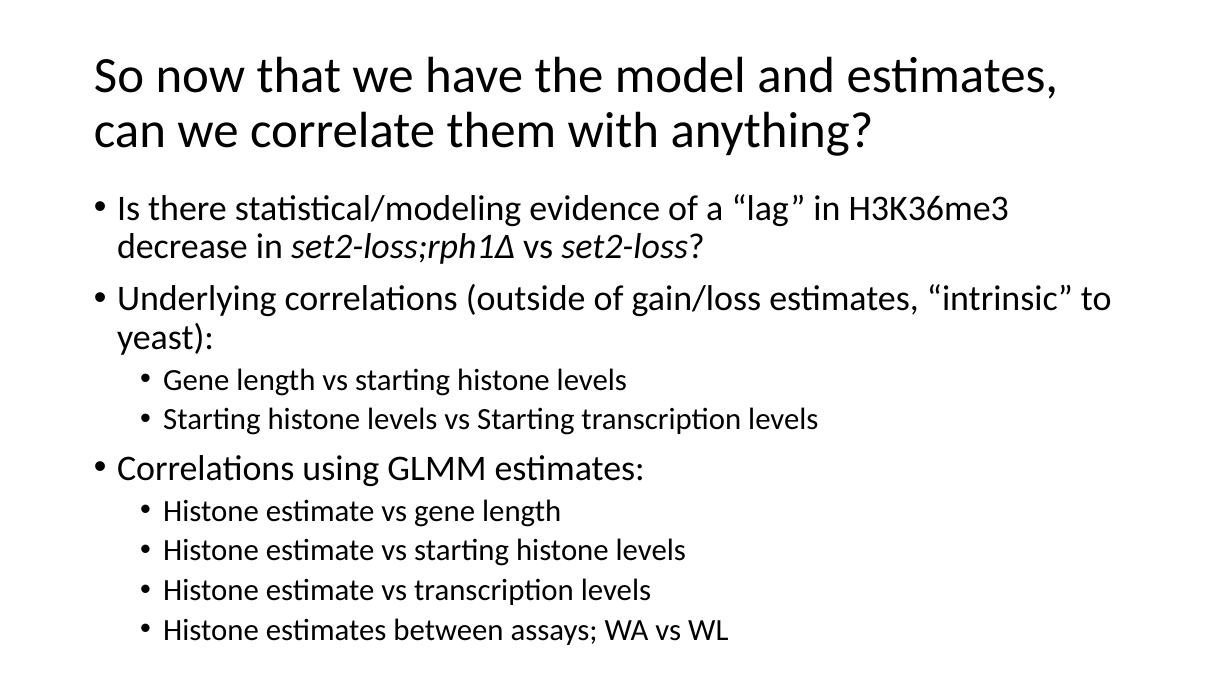
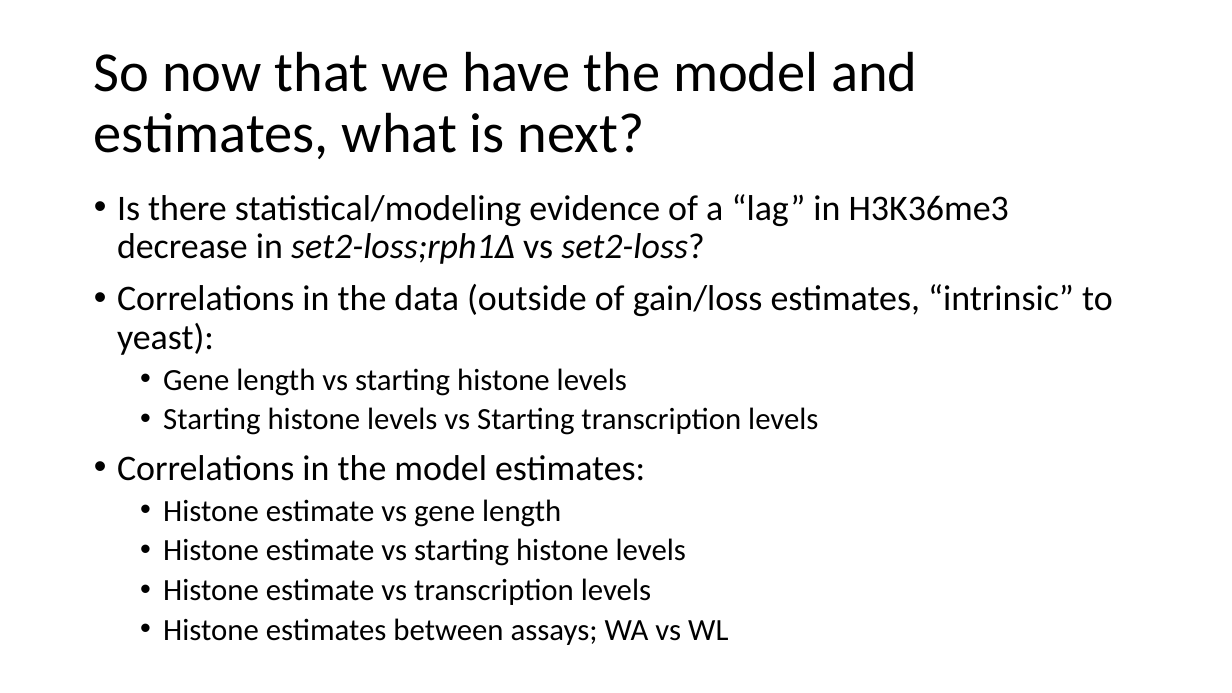
Before and after one commit to gkeele/chipseq-gene-dynamics, a slide deck: slide 9 of slides/greg_austin_modeling_data_050919.pptx. Drawn at 1232x693 pixels with LibreOffice and Linux fonts; fonts in the diff are those of the drawing. Boxes give left, top, right and bottom in pixels: in the first picture for what was removed or moved away, otherwise in the second. Text is boxed around its words. In the diff, an @@ line names an element or a change of style, - is before the commit and + after.

```diff
--- a/slides/greg_austin_modeling_data_050919.pptx
+++ b/slides/greg_austin_modeling_data_050919.pptx
@@ title at bbox=[94, 51, 917, 159]: text changed; size 39.6 to 44 pt @@
-So now that we have the model and estimates, can we correlate them with anything?
+So now that we have the model and estimates, what is next?
@@ text at bbox=[117, 284, 1113, 355]: text changed @@
-• Underlying correlations (outside of gain/loss estimates, “intrinsic” to yeast):
+• Correlations in the data (outside of gain/loss estimates, “intrinsic” to yeast):
@@ text at bbox=[117, 455, 645, 481]: text changed @@
-• Correlations using GLMM estimates:
+• Correlations in the model estimates:
```
Also in this commit, not shown: 4 other slides changed, 3 slides added, 1 slide removed.
